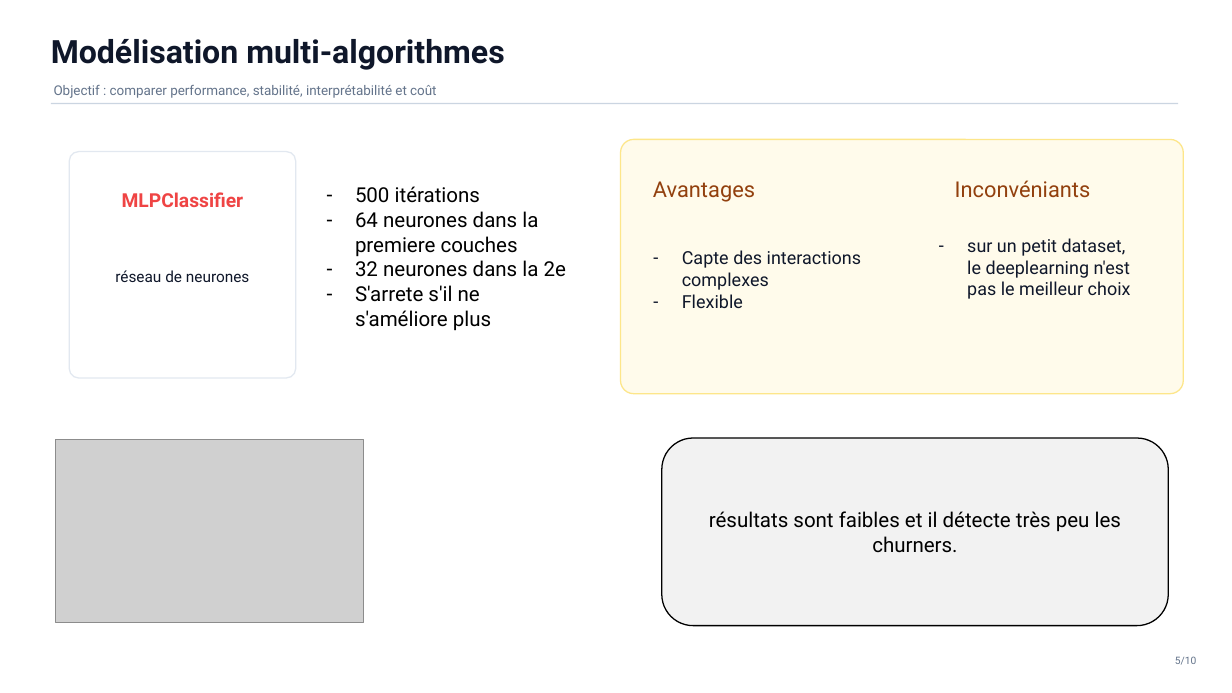
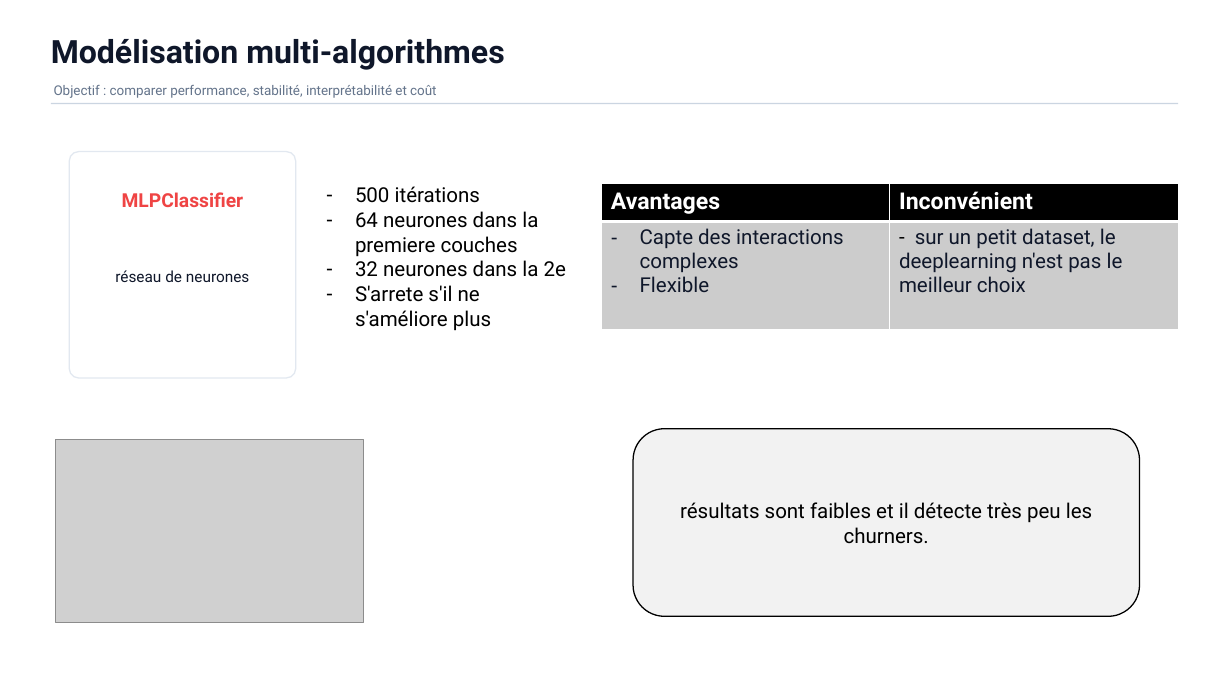
Before and after one commit to NerdBat/Projet-data-science, a slide deck: slide 11 of presentation data science.pptx. Drawn at 1232x693 pixels with LibreOffice and Linux fonts; fonts in the diff are those of the drawing; grey boxes stand for pictures. Boxes give left, top, right and bottom in pixels: in the first picture for what was removed or moved away, otherwise in the second. Text is boxed around its words. In the diff, an @@ line names an element or a change of style, - is before the commit and + after.

```diff
--- a/presentation data science.pptx
+++ b/presentation data science.pptx
@@ rounded rectangle removed at <box>621,140,1184,394</box> @@
@@ table added at <box>602,184,1178,329</box>, 2 rows, 2 columns @@
+Avantages | Inconvénient
+Capte des interactions complexes / Flexible | - sur un petit dataset, le deeplearning n'est pas le meilleur choix
@@ text removed at <box>653,181,755,202</box> @@
-Avantages
@@ text removed at <box>955,180,1091,198</box> @@
-Inconvéniants
@@ text removed at <box>967,238,1131,299</box> @@
-– sur un petit dataset, le deeplearning n'est pas le meilleur choix
@@ text removed at <box>682,250,861,308</box> @@
-– Capte des interactions complexes
-– Flexible
@@ rounded rectangle "résultats sont faibles et il ...": place and size @@
-rounded rectangle "résultats sont faibles et il ..." at <box>662,438,1168,626</box>
+rounded rectangle "résultats sont faibles et il ..." at <box>633,429,1140,616</box>
@@ text removed at <box>1175,656,1197,665</box> @@
-5/10
```
Also in this commit, not shown: 13 other slides changed, 1 other file.
